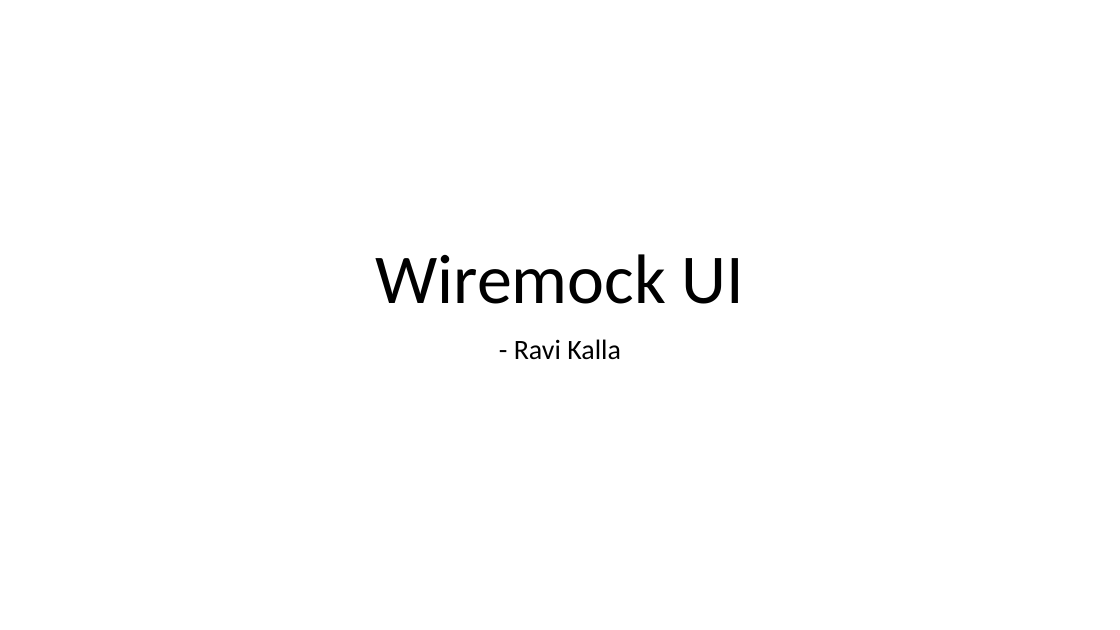
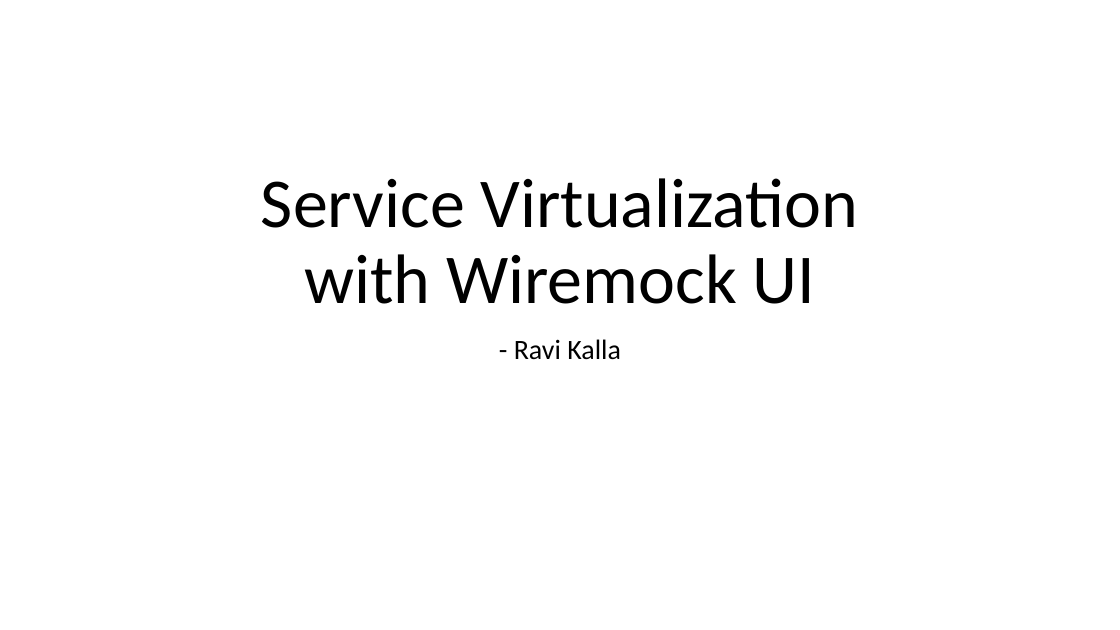
Before and after one commit to synechron-innovation/wiremock-backup, a slide deck: slide 1 of WiremockWireframes.pptx. Drawn at 1120x630 pixels with LibreOffice and Linux fonts; fonts in the diff are those of the drawing. Boxes give left, top, right and bottom in pixels: in the first picture for what was removed or moved away, otherwise in the second. Text is boxed around its words. In the diff, an @@ line names an element or a change of style, - is before the commit and + after.

Commit message:
Added WiremockDocker also in the Swarm

```diff
--- a/WiremockWireframes.pptx
+++ b/WiremockWireframes.pptx
@@ title at [261,178,859,304]: text changed @@
-Wiremock UI
+Service Virtualization
+with Wiremock UI
```
Also in this commit, not shown: 1 other slide changed, 1 other file.
